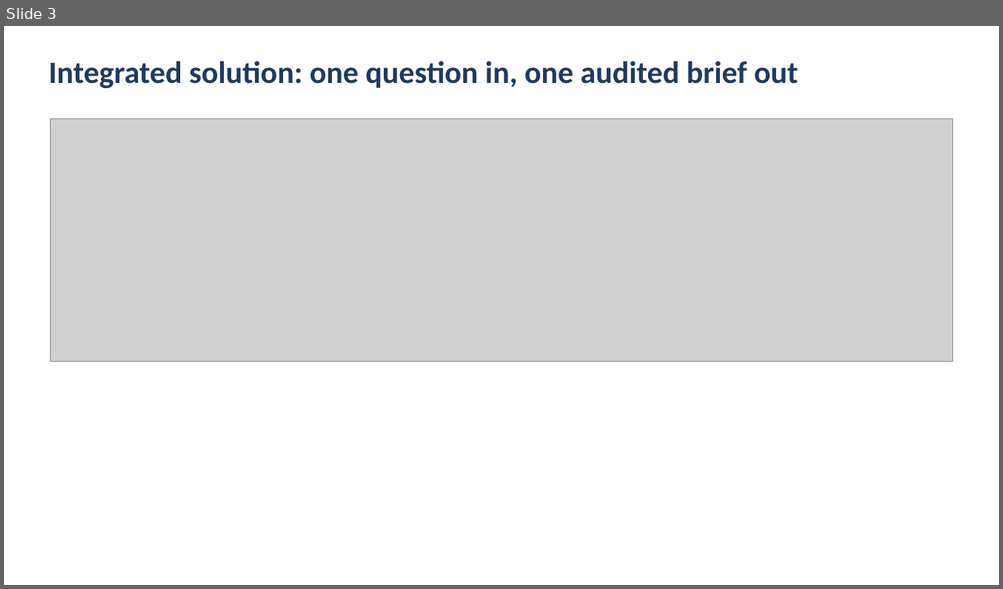
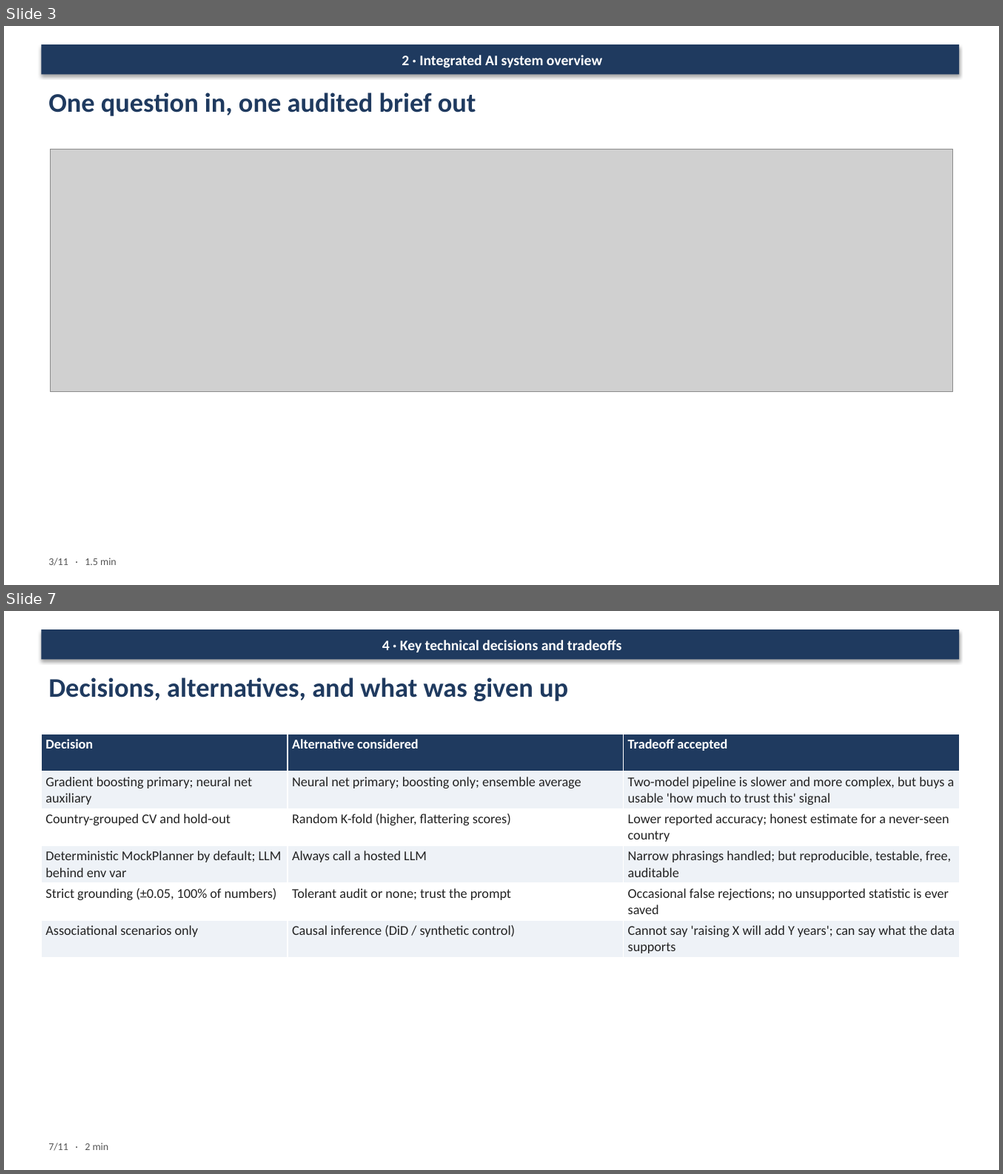
Before and after one commit to doellingcameron92/Industry-Integrated-AI-Synthesis, a slide deck: presentation/Mentor_Presentation.pptx. Shown one above the other, each under a label of ours: slide 3 before the commit, slides 3 and 7 after it; the slides between them are not shown. The pictures are 1003x589 and 1003x1174 pixels, drawn with LibreOffice and Linux fonts; fonts in the diff are those of the drawing; grey boxes stand for pictures. Boxes give left, top, right and bottom in pixels: in the first picture for what was removed or moved away, otherwise in the second. Text is boxed around its words. In the diff, an @@ line names an element or a change of style, - is before the commit and + after.

```diff
--- a/presentation/Mentor_Presentation.pptx
+++ b/presentation/Mentor_Presentation.pptx
@@ slide 7 added at bbox=[4, 611, 999, 1170], background #FFFFFF @@
@@ rectangle added at bbox=[41, 629, 959, 660], fill #1F3A5F, 14 pt, text #FFFFFF, bold @@
+4 · Key technical decisions and tradeoffs
@@ text added at bbox=[48, 678, 568, 701], 26 pt, text #1F3A5F, bold @@
+Decisions, alternatives, and what was given up
@@ table added at bbox=[41, 734, 959, 958], 6 rows, 3 columns @@
+Decision | Alternative considered | Tradeoff accepted
+Gradient boosting primary; neural net auxiliary | Neural net primary; boosting only; ensemble average | Two-model pipeline is slower and more complex, but buys a usable 'how much to trust this' signal
+Country-grouped CV and hold-out | Random K-fold (higher, flattering scores) | Lower reported accuracy; honest estimate for a never-seen country
+Deterministic MockPlanner by default; LLM behind env var | Always call a hosted LLM | Narrow phrasings handled; but reproducible, testable, free, auditable
+Strict grounding (±0.05, 100% of numbers) | Tolerant audit or none; trust the prompt | Occasional false rejections; no unsupported statistic is ever saved
+Associational scenarios only | Causal inference (DiD / synthetic control) | Cannot say 'raising X will add Y years'; can say what the data supports
@@ text added at bbox=[48, 1143, 109, 1151], 10 pt, text #555555 @@
+7/11 · 2 min
@@ slide 3 changed as well @@
@@ rectangle added at bbox=[41, 44, 959, 75], fill #1F3A5F, 14 pt, text #FFFFFF, bold @@
+2 · Integrated AI system overview
@@ text at bbox=[48, 93, 476, 116]: text changed; size 30 to 26 pt @@
-Integrated solution: one question in, one audited brief out
+One question in, one audited brief out
@@ picture: place and size @@
-picture at bbox=[51, 119, 953, 362]
+picture at bbox=[51, 149, 953, 392]
@@ text added at bbox=[48, 558, 116, 566], 10 pt, text #555555 @@
+3/11 · 1.5 min
```
Also in this commit, not shown: 3 other slides changed, 10 other slides added, 9 slides removed, 4 other files.
